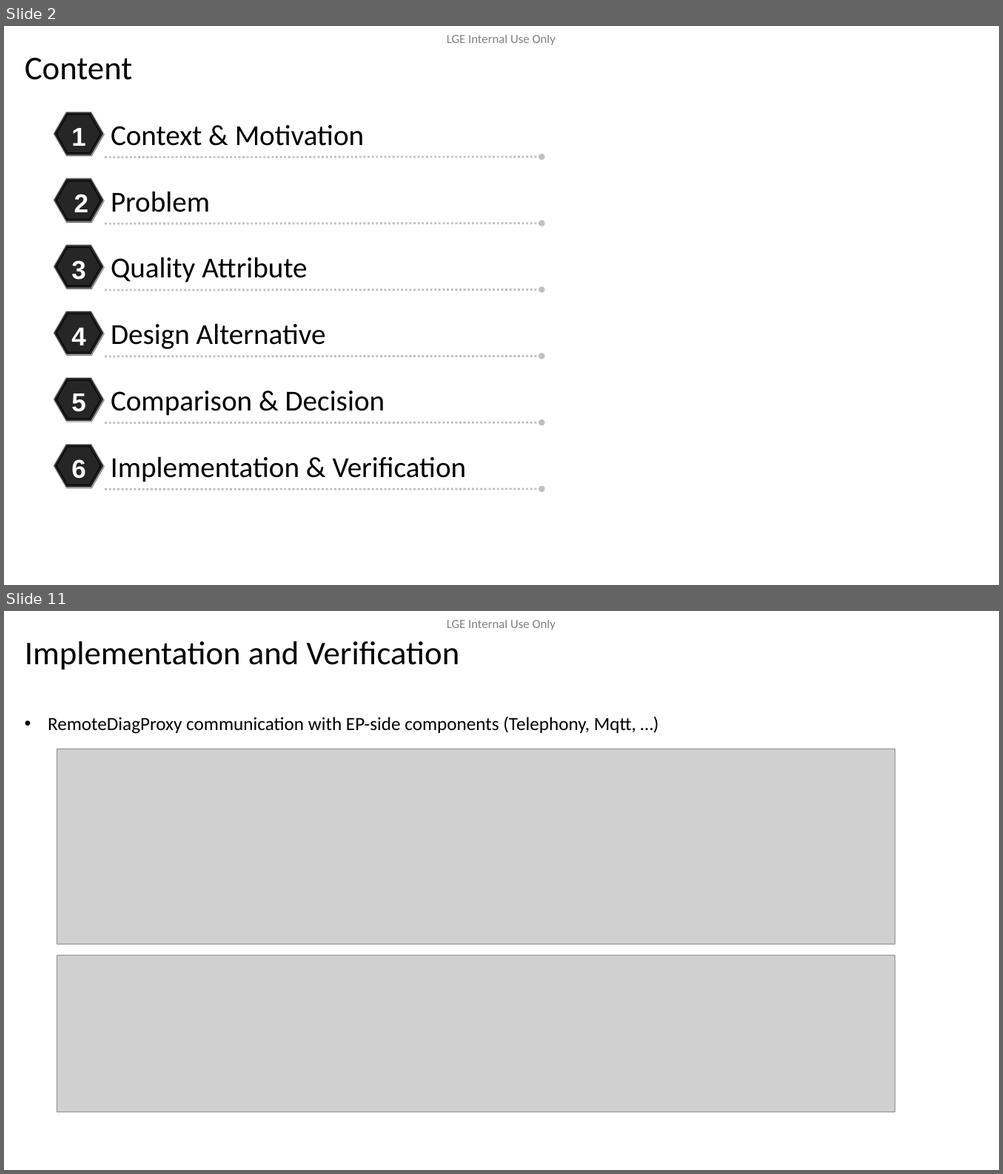
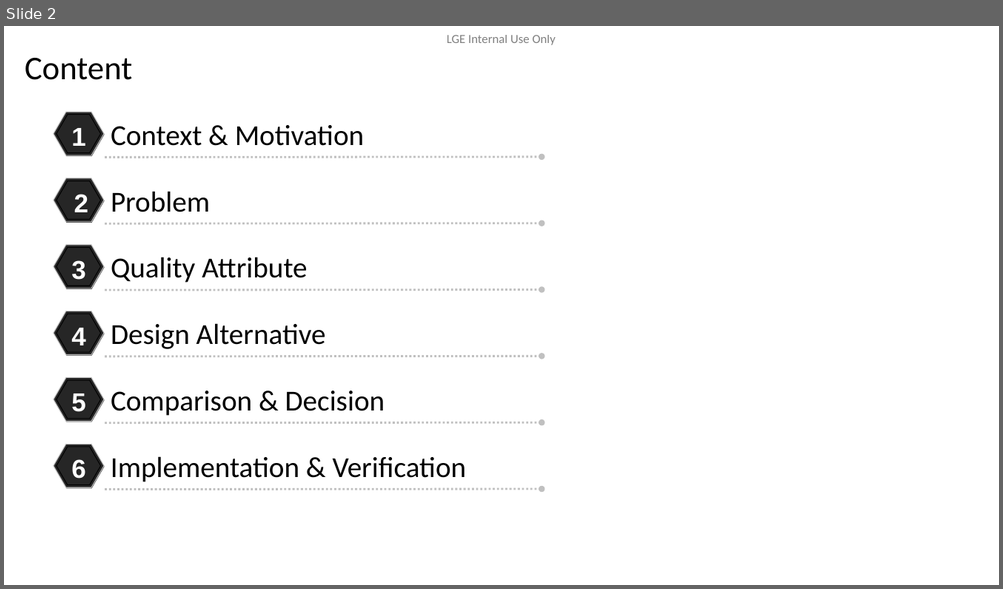
Before and after one commit to btqt/fe, a slide deck: design/FE_phi.vu_Design of Secure Remote Diag on Container Separation Architecture_3rd.pptx. Shown one above the other, each under a label of ours: slides 2 and 11 before the commit, slide 2 after it; the slides between them are not shown. The pictures are 1003x1174 and 1003x589 pixels, drawn with LibreOffice and Linux fonts; fonts in the diff are those of the drawing; grey boxes stand for pictures; background and template pictures are left out. Boxes give left, top, right and bottom in pixels: in the first picture for what was removed or moved away, otherwise in the second. Text is boxed around its words. In the diff, an @@ line names an element or a change of style, - is before the commit and + after.

```diff
--- a/design/FE_phi.vu_Design of Secure Remote Diag on Container Separation Architecture_3rd.pptx
+++ b/design/FE_phi.vu_Design of Secure Remote Diag on Container Separation Architecture_3rd.pptx
@@ slide 11 removed at box(4, 611, 999, 1170), background #FFFFFF; not listed: 1 template element that a slide beside it also shows @@
@@ title removed at box(25, 641, 460, 670) @@
-Implementation and Verification
@@ text removed at box(48, 716, 636, 734) @@
-• RemoteDiagProxy communication with EP-side components (Telephony, Mqtt, …)
@@ picture removed at box(57, 749, 895, 945) @@
@@ picture removed at box(57, 955, 895, 1113) @@
```
Also in this commit, not shown: 10 slides changed, 2 slides added, 7 other files.
